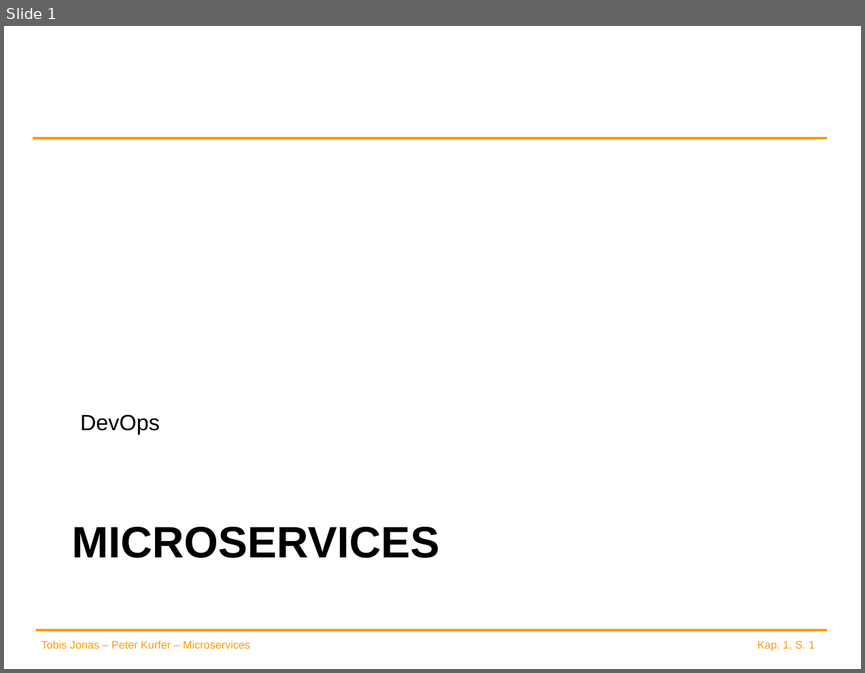
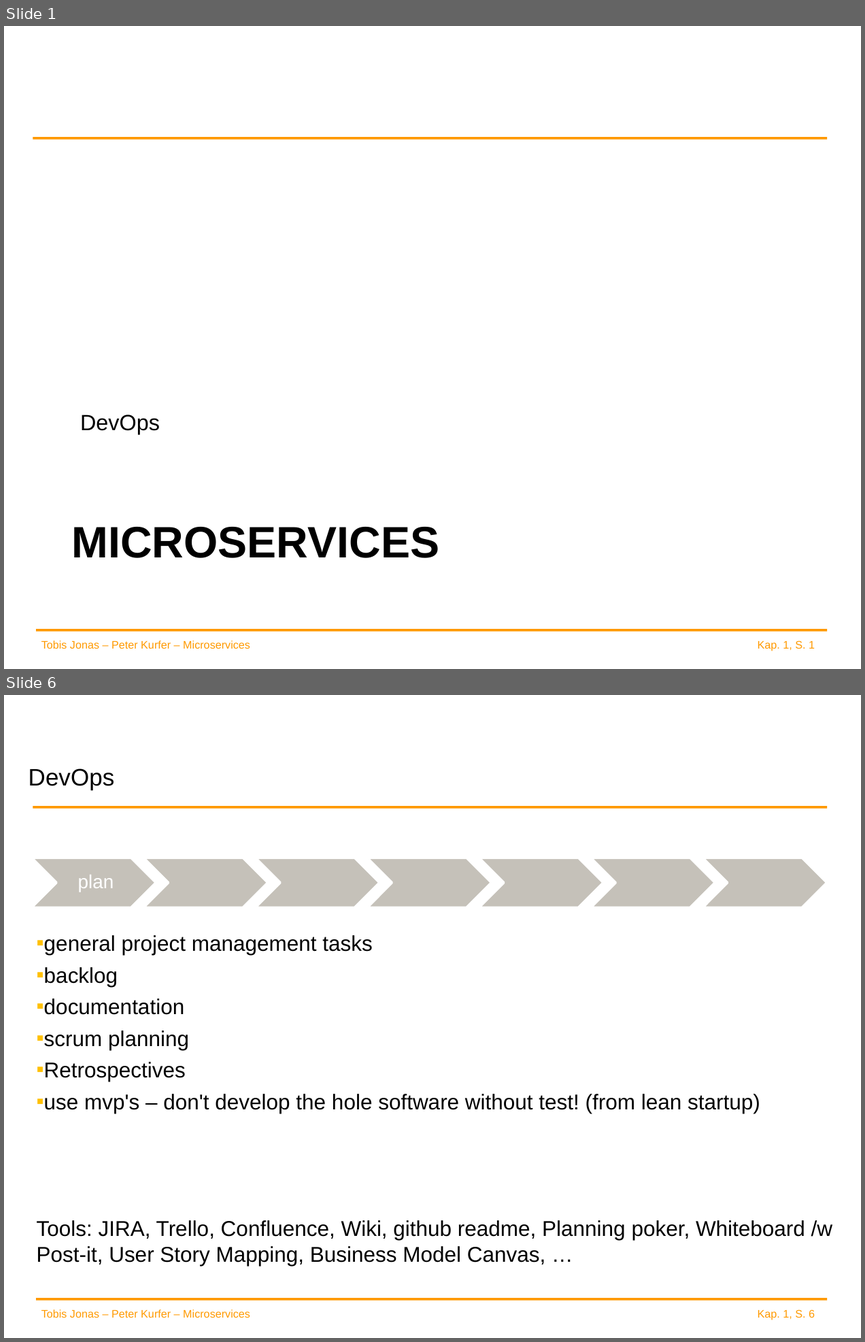
Before and after one commit to spoeck/Lectures, a slide deck: 03-DevOps/DevOps.pptx. Shown one above the other, each under a label of ours: slide 1 before the commit, slides 1 and 6 after it; the slides between them are not shown. The pictures are 865x673 and 865x1342 pixels, drawn with LibreOffice and Linux fonts; fonts in the diff are those of the drawing; background and template pictures are left out. Boxes give left, top, right and bottom in pixels: in the first picture for what was removed or moved away, otherwise in the second. Text is boxed around its words. In the diff, an @@ line names an element or a change of style, - is before the commit and + after.

```diff
--- a/03-DevOps/DevOps.pptx
+++ b/03-DevOps/DevOps.pptx
@@ slide 6 added at box(4, 695, 861, 1338), background #FFFFFF; not listed: 4 template elements that a slide beside it also shows @@
@@ title added at box(28, 768, 115, 790), 20 pt, text #000000 @@
+DevOps
@@ group added at box(31, 858, 827, 907): 7 chevrons, 1 text @@
+plan
@@ text added at box(37, 935, 832, 1266), 18 pt, text #000000 @@
+▪ general project management tasks
+▪ backlog
+▪ documentation
+▪ scrum planning
+▪ Retrospectives
+▪ use mvp's – don't develop the hole software without test! (from lean startup)
+Tools: JIRA, Trello, Confluence, Wiki, github readme, Planning poker, Whiteboard /w Post-it, User Story Mapping, Business Model Canvas, …
```
Also in this commit, not shown: 1 slide changed, 11 other slides added.
